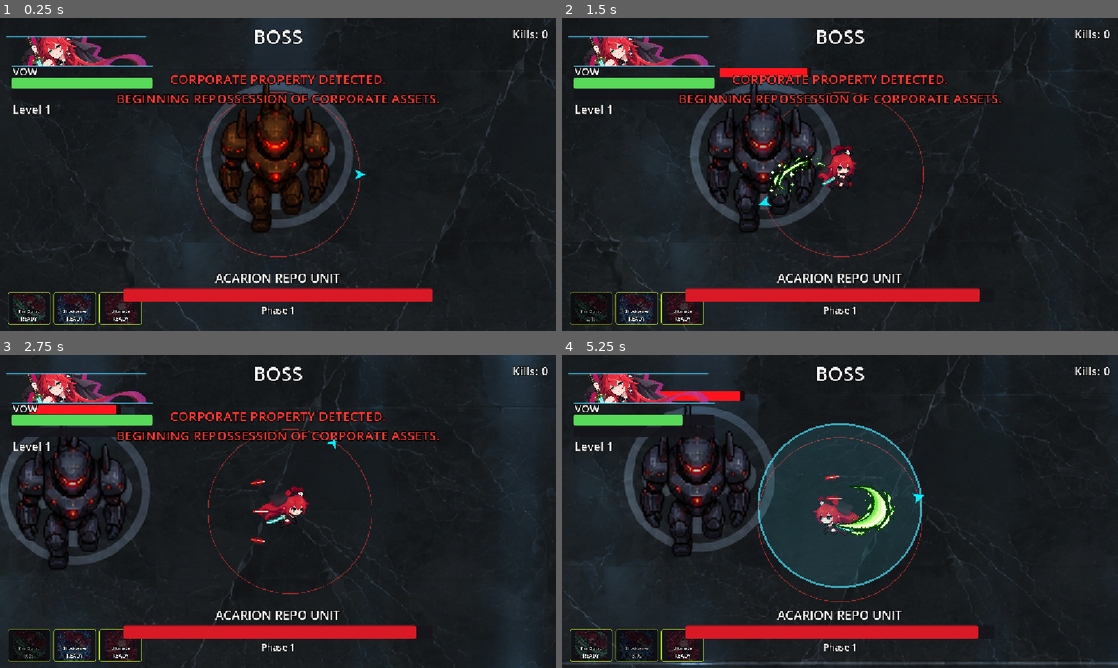
Above: before the commit, frames 1-4 (two rows, left to right).
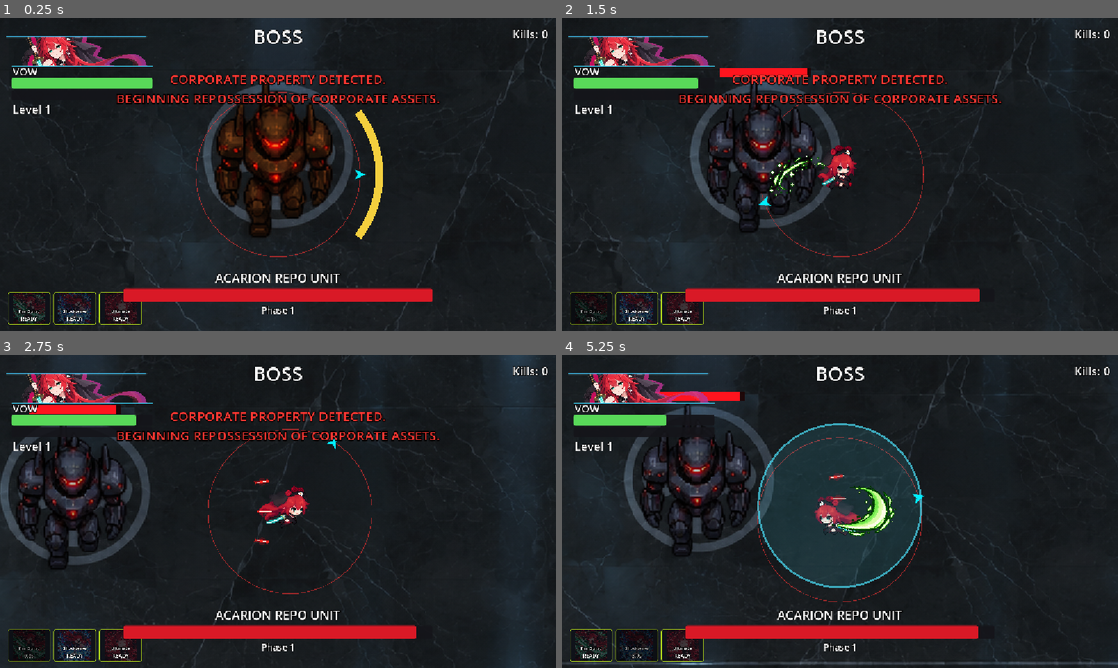
Above: after the commit, the same moments.

Repository: Shaheer-Abbasi/Projekt-Novi
Game: Godot game, scene res://scenes/Levels/2.tscn
Same seed, same stepped clock (60 frames per second), same inputs: the game is played once before the commit and once after it. This scene is started directly instead of the project's main scene. Video files are missing from this copy of the repository; at most half a second of black plays in their place. Sound files missing from this copy of the repository are replaced by a short silence.
Inputs (mouse positions are in pixels of both pictures, inside the frame that each line leads up to):
- Up to frame 1 (0.25 s): no input
- Up to frame 2 (1.5 s): tap Enter at 0.5 s; move the mouse to (962, 158) at 0.52 s; hold D (right) 0.53-1.25 s; tap 1 (ability_1) at 0.6 s; click (962, 158) at 0.67 s; drag from (728, 190) to (812, 237) at 1.27 s
- Up to frame 3 (2.75 s): move the mouse to (333, 442) at 2.02 s; hold D (right) from 2.03 s (still down); tap Shift (ability_3) at 2.1 s
- Up to frame 4 (5.25 s): release D (right) at 2.75 s; drag from (812, 574) to (823, 483) at 2.77 s; move the mouse to (1006, 558) at 3.52 s; hold A (left) 3.53-4.25 s; tap R at 3.6 s; drag from (673, 464) to (756, 433) at 4.27 s; move the mouse to (867, 511) at 5.02 s; hold S (down) from 5.03 s (still down); tap 2 (ability_2) at 5.1 s; click (867, 511) at 5.17 s

The runs differ from the first frame. In frame 1, 2.6% of the frame differs, in the area x 38-69%, y 18-71%; in frame 2, 0.1%; in frame 3, 0.2%; in frame 4, 1.2%.

Commit message:
Refine Acarion melee range and windup telegraph

Diff:
--- a/projekt-novi/scripts/Temp_Scripts/acarion_repo_unit.gd
+++ b/projekt-novi/scripts/Temp_Scripts/acarion_repo_unit.gd
@@ -20,7 +20,7 @@
 @export var cone_half_angle_degrees: float = 38.0
 @export var cone_damage: float = 14.0
 @export var cone_cooldown: float = 1.25
-@export var cone_windup: float = 0.42
+@export var cone_windup: float = 0.9
 
 @export_group("Anti-Camp Spin")
 @export var close_time_before_spin: float = 5.0
@@ -106,7 +106,7 @@
 		_close_time = maxf(_close_time - delta * 2.0, 0.0)
 
 	_laser_left -= delta
-	if distance > melee_range * 0.9 and _laser_left <= 0.0:
+	if distance > melee_range and _laser_left <= 0.0:
 		_fire_laser_burst()
 		_laser_left = laser_interval
 
@@ -129,6 +129,9 @@
 	_repo_state_left = cone_windup
 	_facing_dir = (player.global_position - global_position).normalized()
 	_set_tint(Color(1.0, 0.52, 0.18))
+	var tw := create_tween()
+	tw.tween_property(sprite, "scale", Vector2(0.82, 0.82), cone_windup * 0.72)
+	tw.tween_property(sprite, "scale", Vector2(0.7, 0.7), cone_windup * 0.28)
 	queue_redraw()
 
 
@@ -263,14 +266,17 @@
 
 	if _repo_state == RepoState.CONE_WINDUP:
 		var half := deg_to_rad(cone_half_angle_degrees)
+		var charge := 1.0 - clampf(_repo_state_left / maxf(cone_windup, 0.01), 0.0, 1.0)
+		var telegraph_radius := lerpf(cone_radius * 0.25, cone_radius, charge)
 		var points := PackedVector2Array([Vector2.ZERO])
 		var segments := 18
 		for i in range(segments + 1):
 			var angle := lerpf(-half, half, float(i) / float(segments))
-			points.append(_facing_dir.rotated(angle) * cone_radius)
-		draw_colored_polygon(points, Color(1.0, 0.28, 0.05, 0.22))
+			points.append(_facing_dir.rotated(angle) * telegraph_radius)
+		draw_colored_polygon(points, Color(1.0, 0.28, 0.05, 0.12 + charge * 0.24))
 		draw_line(Vector2.ZERO, _facing_dir.rotated(-half) * cone_radius, Color(1.0, 0.55, 0.15, 0.9), 4.0)
 		draw_line(Vector2.ZERO, _facing_dir.rotated(half) * cone_radius, Color(1.0, 0.55, 0.15, 0.9), 4.0)
+		draw_arc(Vector2.ZERO, telegraph_radius, _facing_dir.angle() - half, _facing_dir.angle() + half, 24, Color(1.0, 0.85, 0.25, 0.95), 6.0)
 
 	if _repo_state == RepoState.SPIN_WINDUP:
 		var progress := 1.0 - clampf(_repo_state_left / maxf(spin_windup, 0.01), 0.0, 1.0)
